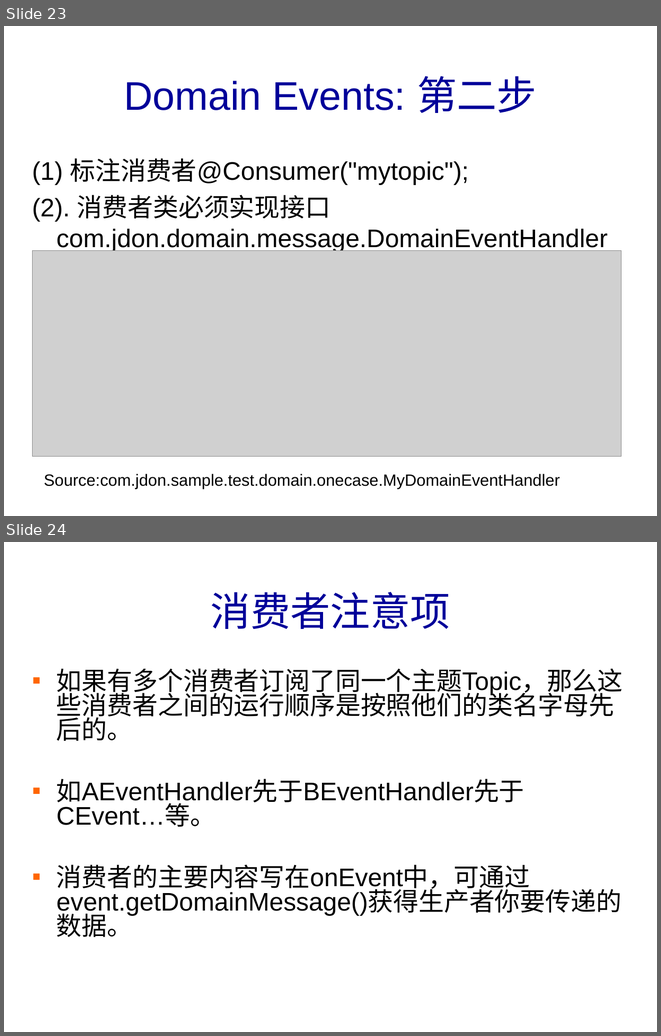
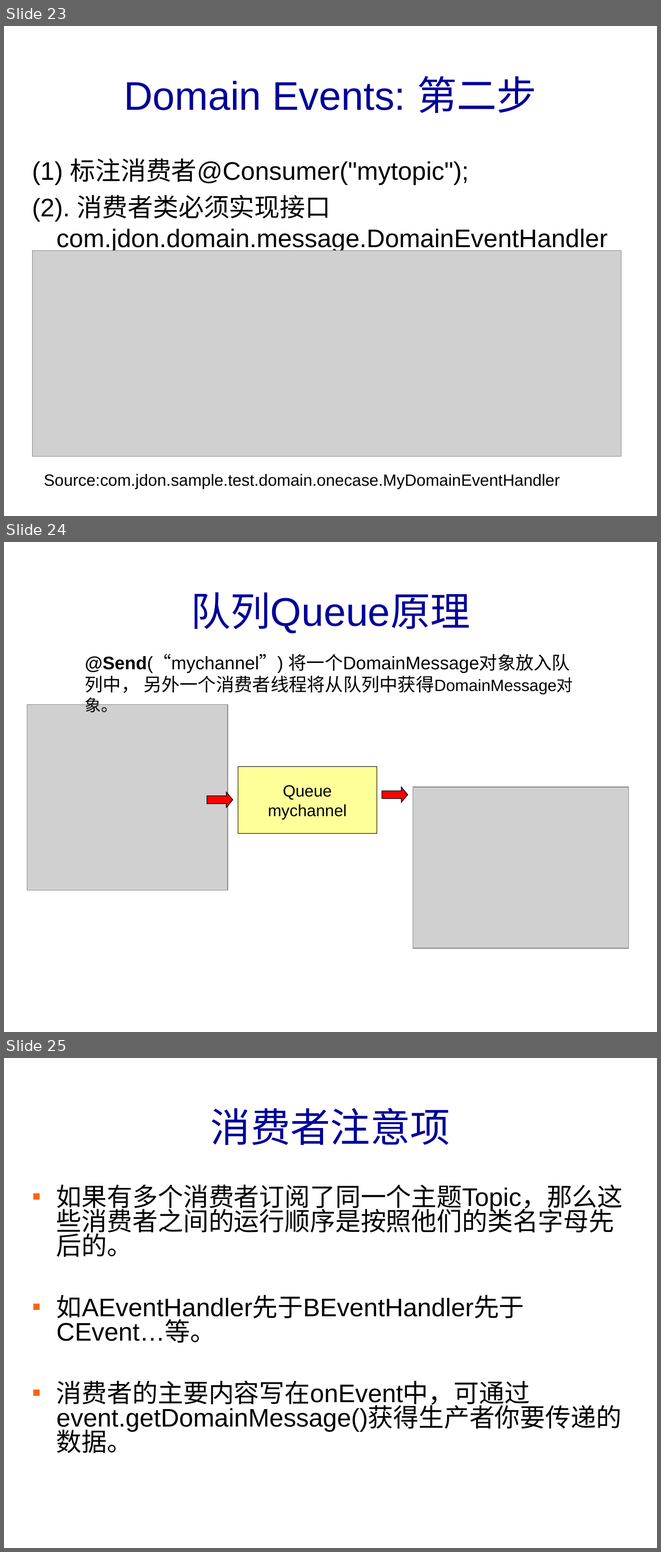
Before and after one commit to banq/jdonframework, a slide deck: doc/chinese/JdonFramework.ppt. Shown one above the other, each under a label of ours: slides 23 and 24 before the commit, slides 23, 24 and 25 after it. The pictures are 661x1036 and 661x1552 pixels, drawn with LibreOffice and Linux fonts; fonts in the diff are those of the drawing; grey boxes stand for pictures; background and template pictures are left out. Boxes give left, top, right and bottom in pixels: in the first picture for what was removed or moved away, otherwise in the second. Text is boxed around its words. In the diff, an @@ line names an element or a change of style, - is before the commit and + after.

```diff
--- a/doc/chinese/JdonFramework.ppt
+++ b/doc/chinese/JdonFramework.ppt
@@ slide 24 added at box(4, 542, 657, 1032), background picture (left out) @@
@@ title added at box(191, 592, 470, 634), 44 pt, text #000099 @@
+队列Queue原理
@@ text added at box(85, 654, 571, 712), 20 pt, text #000000 @@
+@Send(“mychannel”) 将一个DomainMessage对象放入队列中， 另外一个消费者线程将从队列中获得DomainMessage对象。
@@ picture added at box(27, 705, 227, 890) @@
@@ rectangle added at box(238, 767, 376, 833), fill #FFFF99, outline #000000 0.74 pt, 18 pt, text #000000 @@
+Queue
+mychannel
@@ right arrow added at box(207, 792, 232, 808), fill #FF0000, outline #000000 0.74 pt @@
@@ right arrow added at box(382, 787, 407, 803), fill #FF0000, outline #000000 0.74 pt @@
@@ picture added at box(413, 787, 629, 948) @@
@@ what was slide 24 is now slide 25 @@
```
Also in this commit, not shown: 1 slide changed, 2 other files.
